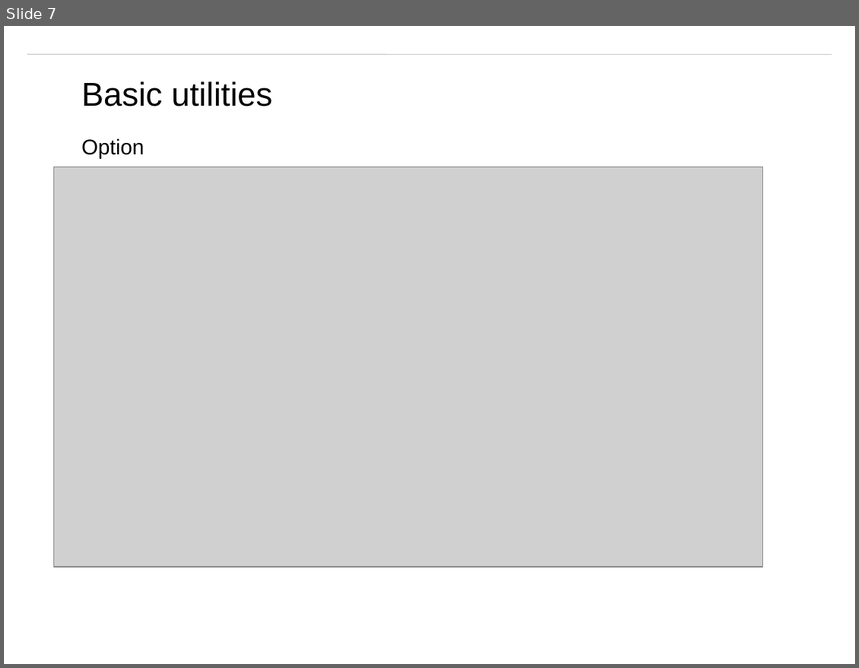
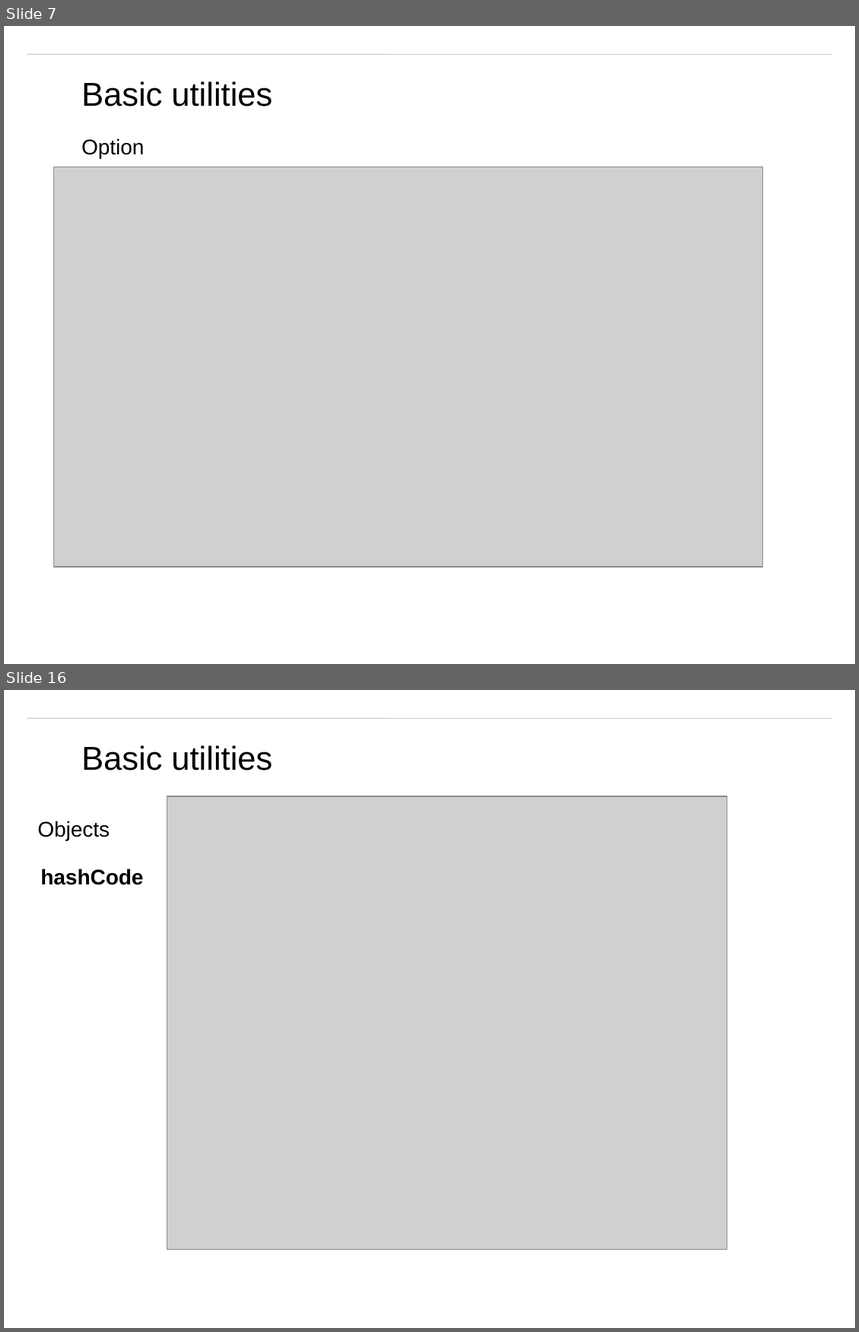
Before and after one commit to matt19870107/Guava, a slide deck: Guava.pptx. Shown one above the other, each under a label of ours: slide 7 before the commit, slides 7 and 16 after it; the slides between them are not shown. The pictures are 859x668 and 859x1332 pixels, drawn with LibreOffice and Linux fonts; fonts in the diff are those of the drawing; grey boxes stand for pictures; background and template pictures are left out. Boxes give left, top, right and bottom in pixels: in the first picture for what was removed or moved away, otherwise in the second. Text is boxed around its words. In the diff, an @@ line names an element or a change of style, - is before the commit and + after.

Commit message:
objects

```diff
--- a/Guava.pptx
+++ b/Guava.pptx
@@ slide 16 added at bbox=[4, 690, 855, 1328], background #FFFFFF; not listed: 1 template element that a slide beside it also shows @@
@@ text added at bbox=[82, 745, 272, 771], 28 pt, text #000000 @@
+Basic utilities
@@ picture added at bbox=[167, 796, 728, 1250] @@
@@ text added at bbox=[37, 821, 110, 840], 18 pt, text #000000 @@
+Objects
@@ text added at bbox=[40, 869, 143, 885], 18 pt, text #000000, bold @@
+hashCode
```
Also in this commit, not shown: 2 slides changed, 10 other slides added, 1 slide removed, 5 other files.
